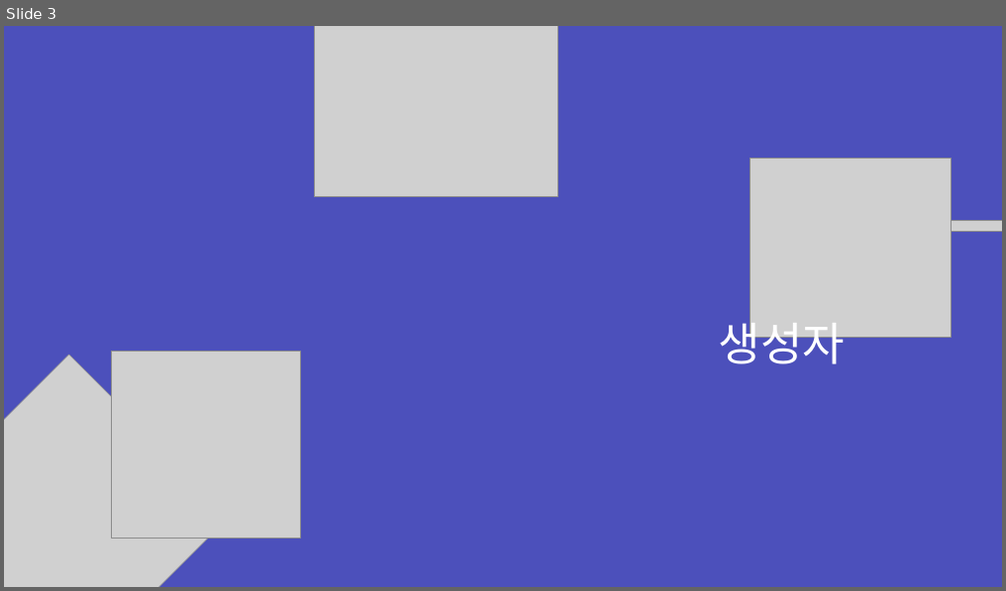
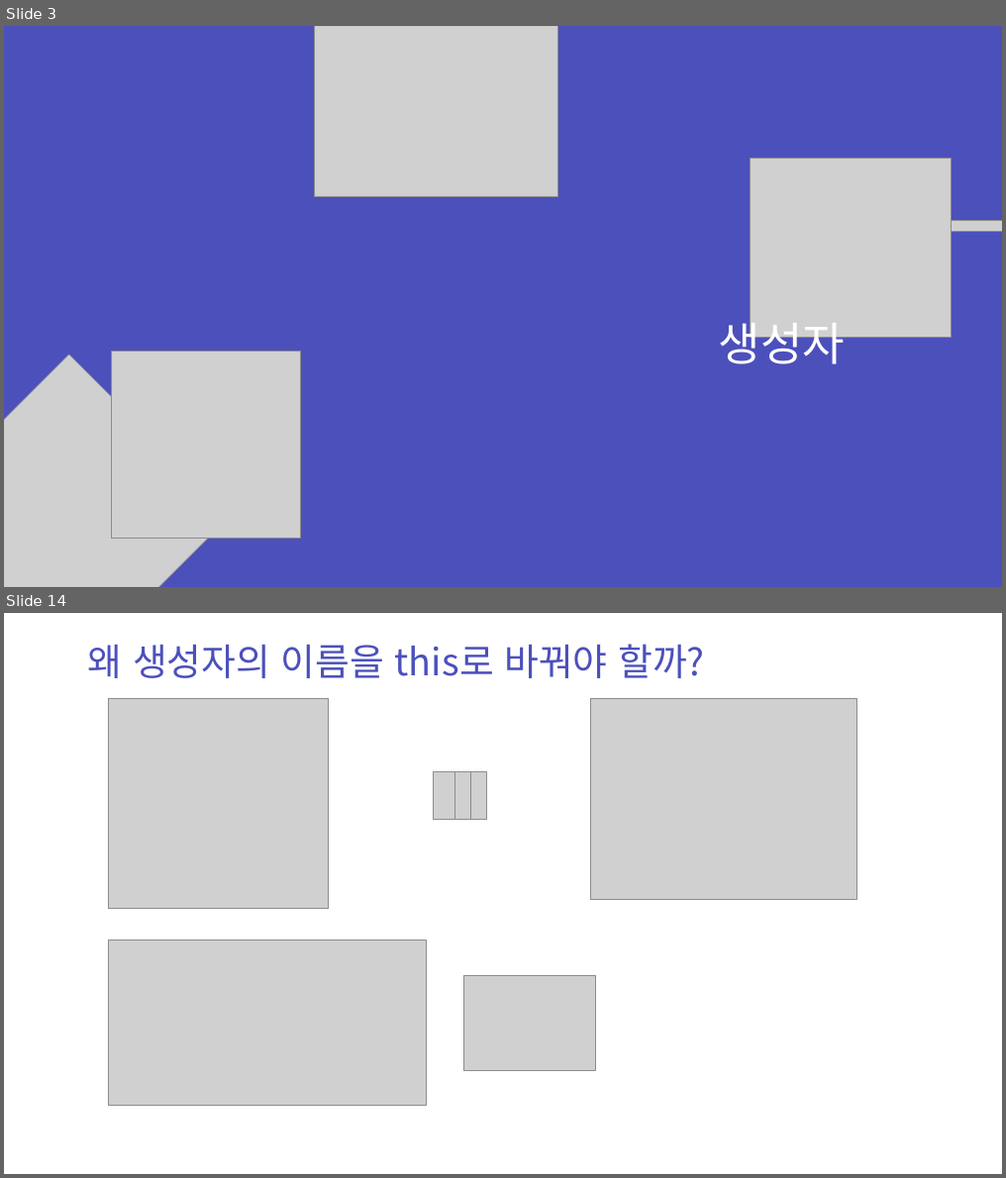
Before and after one commit to zest132/JavaLecture, a slide deck: JavaLecture/LectureFile/java 8강.pptx. Shown one above the other, each under a label of ours: slide 3 before the commit, slides 3 and 14 after it; the slides between them are not shown. The pictures are 1006x591 and 1006x1178 pixels, drawn with LibreOffice and Linux fonts; fonts in the diff are those of the drawing; grey boxes stand for pictures. Boxes give left, top, right and bottom in pixels: in the first picture for what was removed or moved away, otherwise in the second. Text is boxed around its words. In the diff, an @@ line names an element or a change of style, - is before the commit and + after.

```diff
--- a/JavaLecture/LectureFile/java 8강.pptx
+++ b/JavaLecture/LectureFile/java 8강.pptx
@@ slide 14 added at [4, 613, 1002, 1174], background #FFFFFF @@
@@ text added at [88, 644, 704, 678], 54 pt, text #4C50BC @@
+왜 생성자의 이름을 this로 바꿔야 할까?
@@ picture added at [108, 698, 329, 909] @@
@@ picture added at [590, 698, 856, 899] @@
@@ picture added at [434, 771, 455, 819] @@
@@ picture added at [450, 771, 470, 819] @@
@@ picture added at [465, 771, 486, 819] @@
@@ picture added at [108, 941, 426, 1106] @@
@@ picture added at [464, 975, 595, 1070] @@
```
Also in this commit, not shown: 3 slides changed, 22 other slides added, 20 slides removed, 4 other files.
